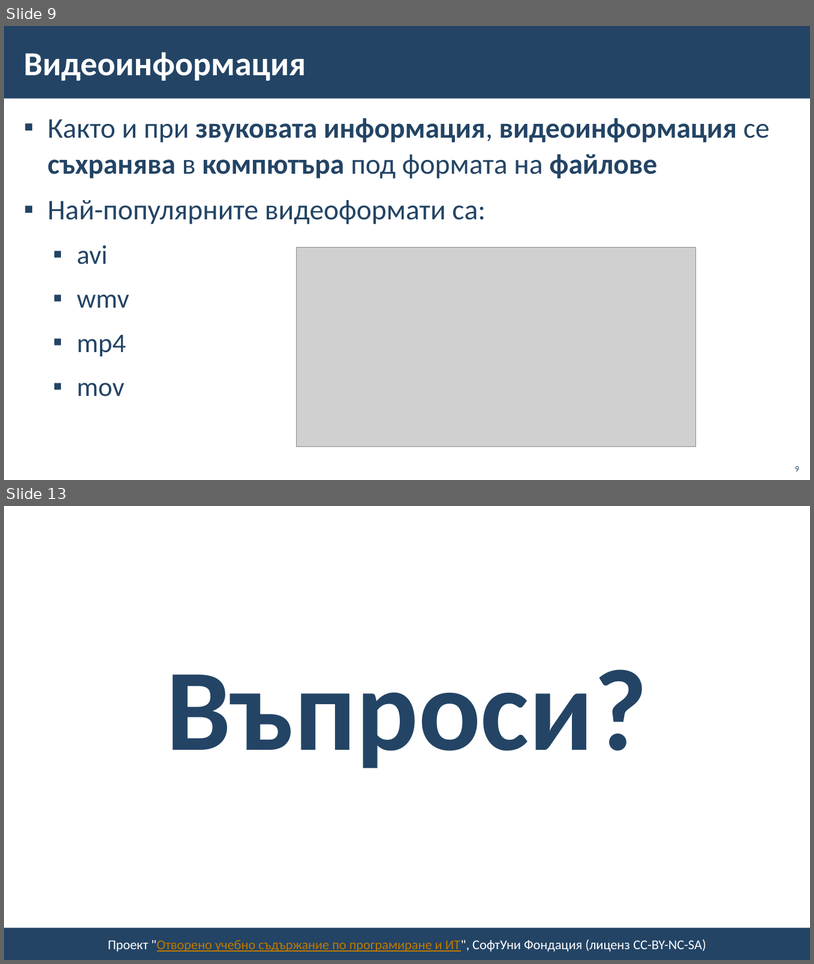
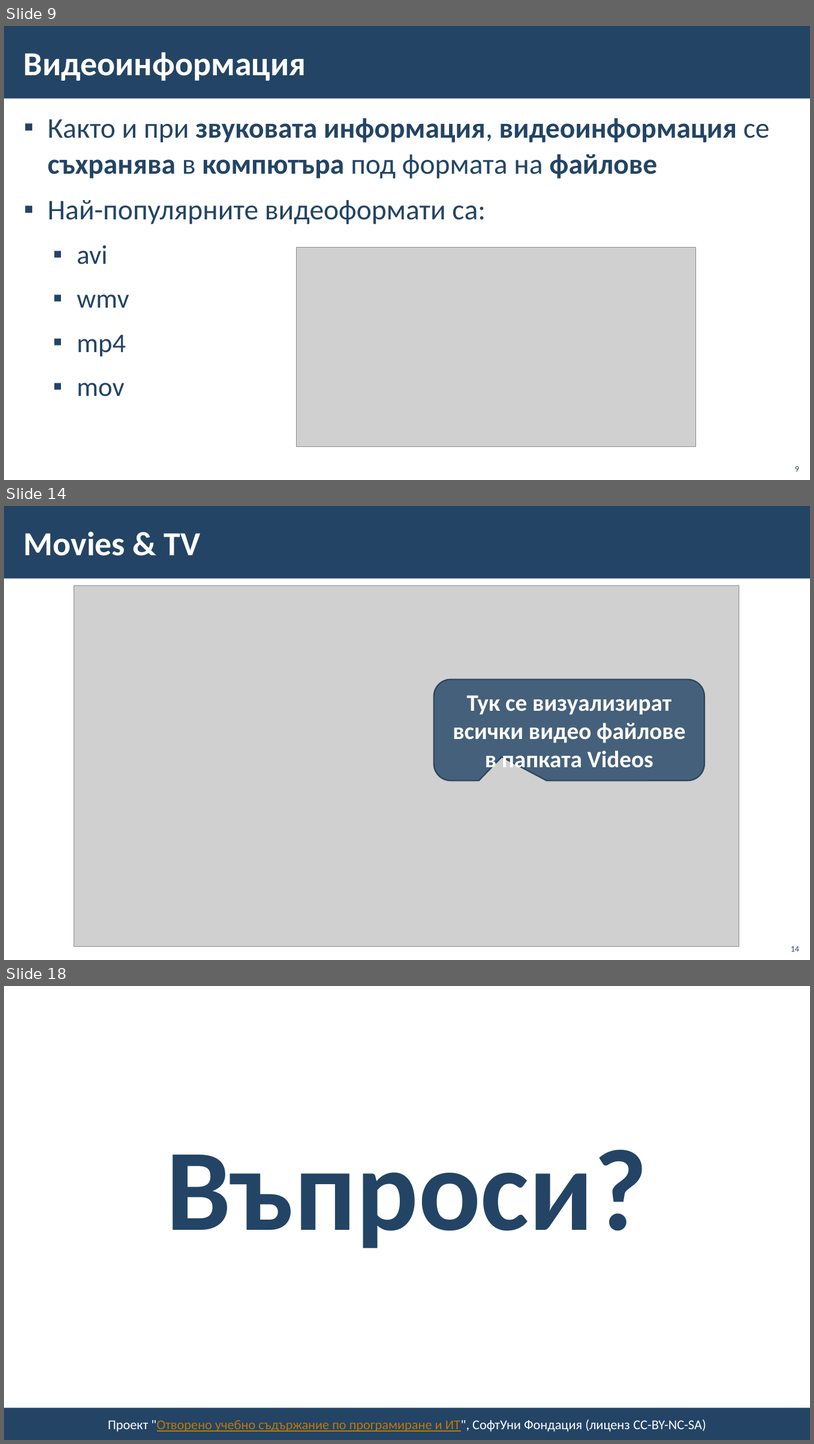
Before and after one commit to BG-IT-Edu/School-Programming, a slide deck: Courses/Computer-Modeling-and-IT/Computer-Modeling-and-IT-5-Class/10-Working-With-Sound-and-Video-Information/10-Working-With-Sound-and-Video-Information.pptx. Shown one above the other, each under a label of ours: slides 9 and 13 before the commit, slides 9, 14 and 18 after it; the slides between them are not shown. The pictures are 814x964 and 814x1444 pixels, drawn with LibreOffice and Linux fonts; fonts in the diff are those of the drawing; grey boxes stand for pictures; background and template pictures are left out. Boxes give left, top, right and bottom in pixels: in the first picture for what was removed or moved away, otherwise in the second. Text is boxed around its words. In the diff, an @@ line names an element or a change of style, - is before the commit and + after.

Commit message:
completion of presentation 10-Working-with-Sound-and-Video-Information

```diff
--- a/Courses/Computer-Modeling-and-IT/Computer-Modeling-and-IT-5-Class/10-Working-With-Sound-and-Video-Information/10-Working-With-Sound-and-Video-Information.pptx
+++ b/Courses/Computer-Modeling-and-IT/Computer-Modeling-and-IT-5-Class/10-Working-With-Sound-and-Video-Information/10-Working-With-Sound-and-Video-Information.pptx
@@ slide 14 added at (4, 506, 810, 960), background #FFFFFF; not listed: 1 template element that a slide beside it also shows @@
@@ title added at (24, 531, 201, 556), 40 pt, text #FFFFFF, bold @@
+Movies & TV
@@ picture added at (74, 585, 739, 946) @@
@@ rounded speech box added at (434, 679, 705, 780), fill #234465 at 80% opacity, outline #1A334C 1.5 pt, 28 pt, text #FFFFFF, bold @@
+Тук се визуализират всички видео файлове в папката Videos
@@ page number added at (791, 946, 800, 951), 10 pt, text #234465 @@
+14
@@ what was slide 13 is now slide 18 @@
```
Also in this commit, not shown: 5 slides changed, 4 other slides added, 3 other files.
